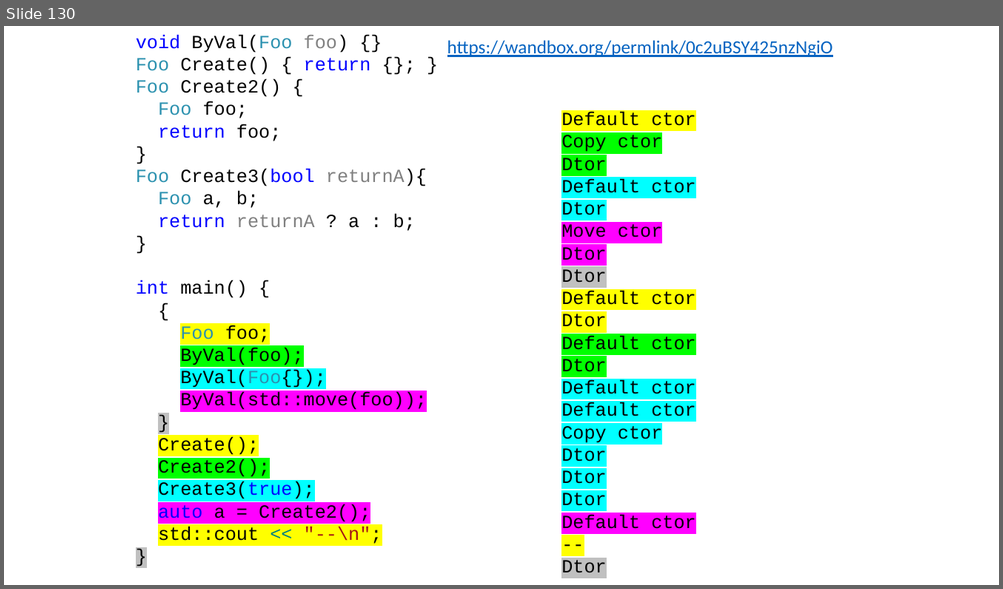
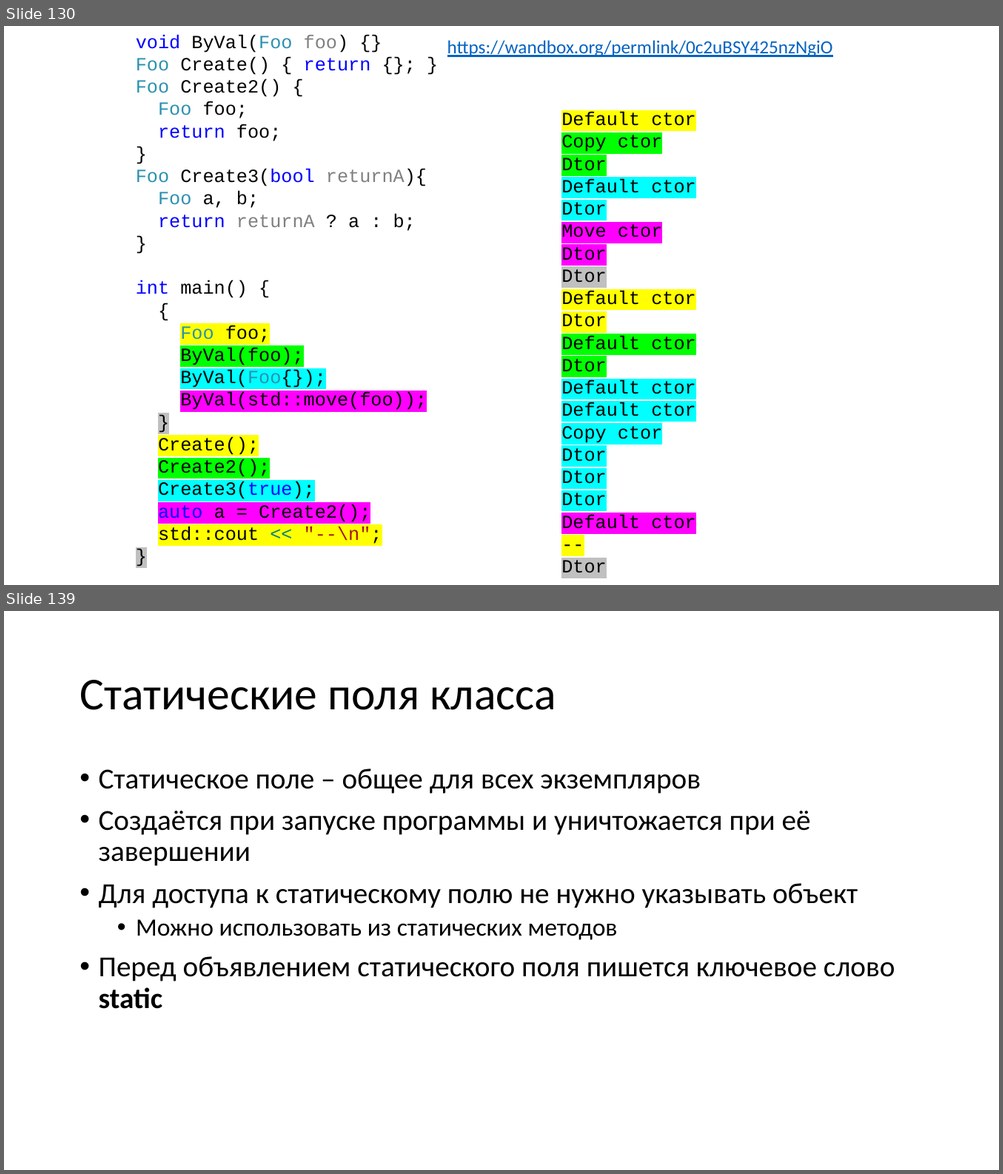
Before and after one commit to alexey-malov/oop, a slide deck: lectures/02/Основы ООП.pptx. Shown one above the other, each under a label of ours: slide 130 before the commit, slides 130 and 139 after it; the slides between them are not shown. The pictures are 1003x589 and 1003x1174 pixels, drawn with LibreOffice and Linux fonts; fonts in the diff are those of the drawing. Boxes give left, top, right and bottom in pixels: in the first picture for what was removed or moved away, otherwise in the second. Text is boxed around its words. In the diff, an @@ line names an element or a change of style, - is before the commit and + after.

Commit message:
Доработал раздел про статические методы и данные

```diff
--- a/lectures/02/Основы ООП.pptx
+++ b/lectures/02/Основы ООП.pptx
@@ slide 139 added at (4,611,999,1170), background #FFFFFF @@
@@ title added at (79,680,556,710), 44 pt, text #000000 @@
+Статические поля класса
@@ text added at (99,769,895,1009), 28 pt, text #000000 @@
+• Статическое поле – общее для всех экземпляров
+• Создаётся при запуске программы и уничтожается при её завершении
+• Для доступа к статическому полю не нужно указывать объект
+  • Можно использовать из статических методов
+• Перед объявлением статического поля пишется ключевое слово static
```
Also in this commit, not shown: 7 slides changed, 10 other slides added, 5 slides removed.
